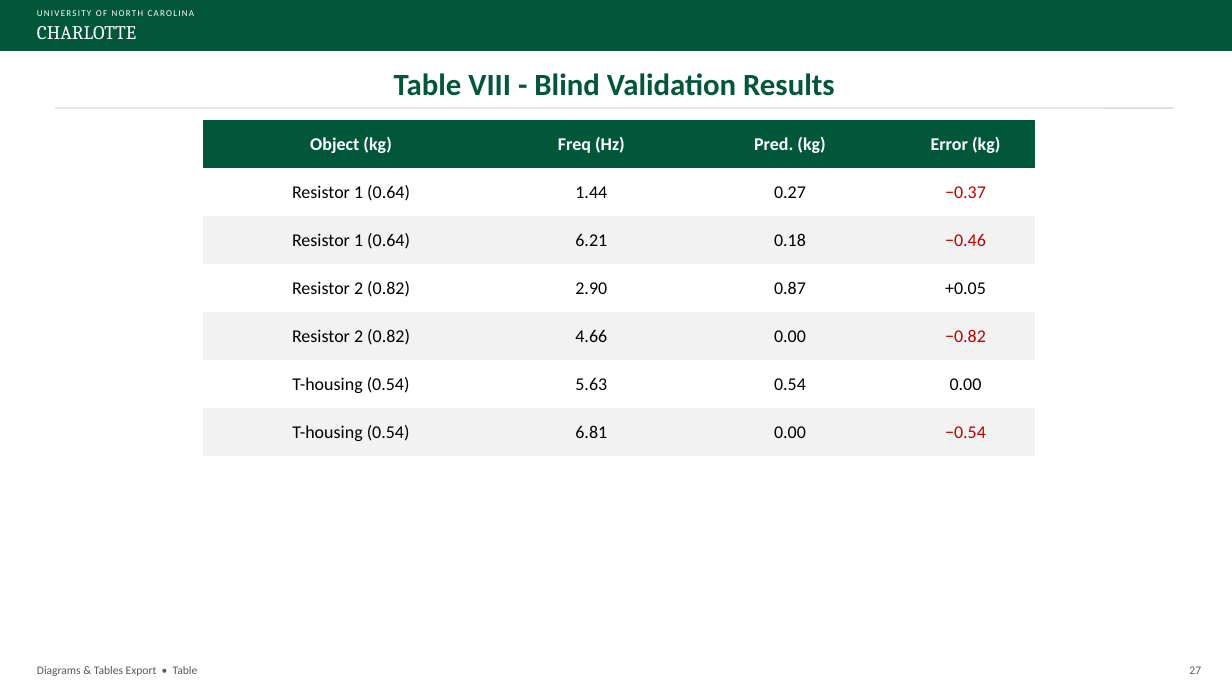
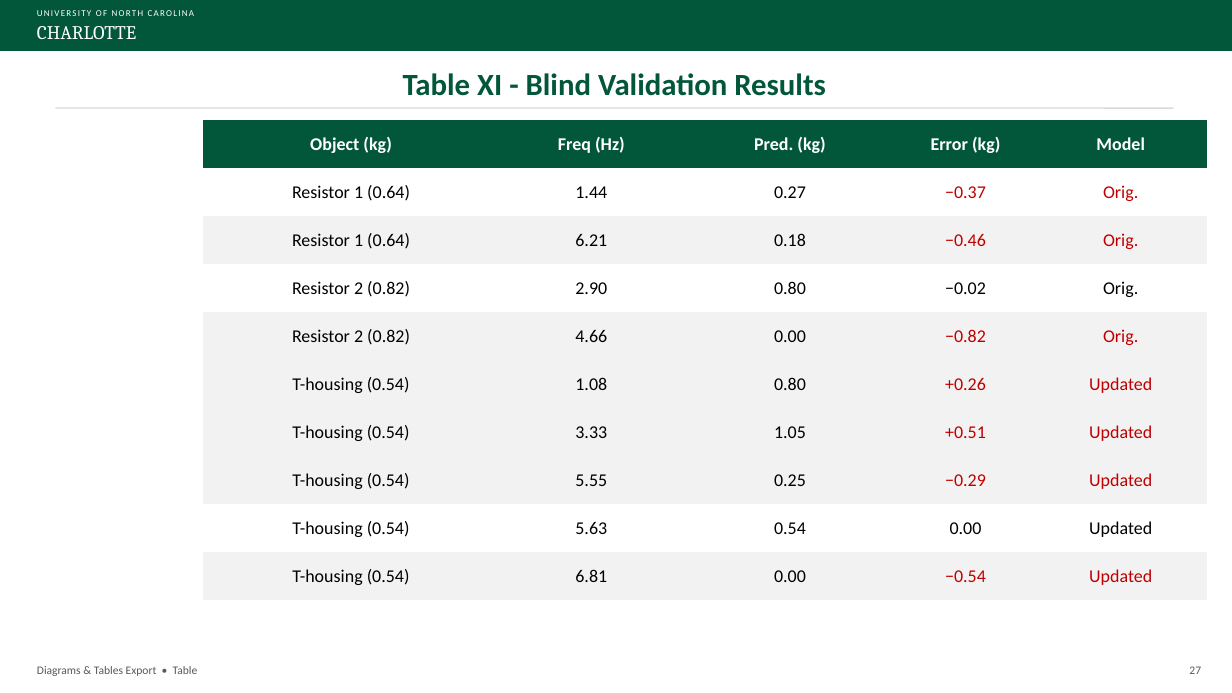
Before and after one commit to David-4529/Capstone, a slide deck: slide 27 of docs/paper/Sensorless_Load_Estimation_Diagrams_Tables_Export_Rev13.pptx. Drawn at 1232x693 pixels with LibreOffice and Linux fonts; fonts in the diff are those of the drawing. Boxes give left, top, right and bottom in pixels: in the first picture for what was removed or moved away, otherwise in the second. Text is boxed around its words. In the diff, an @@ line names an element or a change of style, - is before the commit and + after.

```diff
--- a/docs/paper/Sensorless_Load_Estimation_Diagrams_Tables_Export_Rev13.pptx
+++ b/docs/paper/Sensorless_Load_Estimation_Diagrams_Tables_Export_Rev13.pptx
@@ text at (x1=403, y1=73, x2=826, y2=96): text changed @@
-Table VIII - Blind Validation Results
+Table XI - Blind Validation Results
@@ table at (x1=203, y1=120, x2=1207, y2=589) @@
-Object (kg) | Freq (Hz) | Pred. (kg) | Error (kg)
-Resistor 1 (0.64) | 1.44 | 0.27 | −0.37
-Resistor 1 (0.64) | 6.21 | 0.18 | −0.46
-Resistor 2 (0.82) | 2.90 | 0.87 | +0.05
-Resistor 2 (0.82) | 4.66 | 0.00 | −0.82
-T-housing (0.54) | 5.63 | 0.54 | 0.00
-T-housing (0.54) | 6.81 | 0.00 | −0.54
+Object (kg) | Freq (Hz) | Pred. (kg) | Error (kg) | Model
+Resistor 1 (0.64) | 1.44 | 0.27 | −0.37 | Orig.
+Resistor 1 (0.64) | 6.21 | 0.18 | −0.46 | Orig.
+Resistor 2 (0.82) | 2.90 | 0.80 | −0.02 | Orig.
+Resistor 2 (0.82) | 4.66 | 0.00 | −0.82 | Orig.
+T-housing (0.54) | 1.08 | 0.80 | +0.26 | Updated
+T-housing (0.54) | 3.33 | 1.05 | +0.51 | Updated
+T-housing (0.54) | 5.55 | 0.25 | −0.29 | Updated
+T-housing (0.54) | 5.63 | 0.54 | 0.00 | Updated
+T-housing (0.54) | 6.81 | 0.00 | −0.54 | Updated
@@ table resized from (x1=203, y1=120, x2=1035, y2=445) to (x1=203, y1=120, x2=1207, y2=589) @@
```
Also in this commit, not shown: 4 other slides changed.
